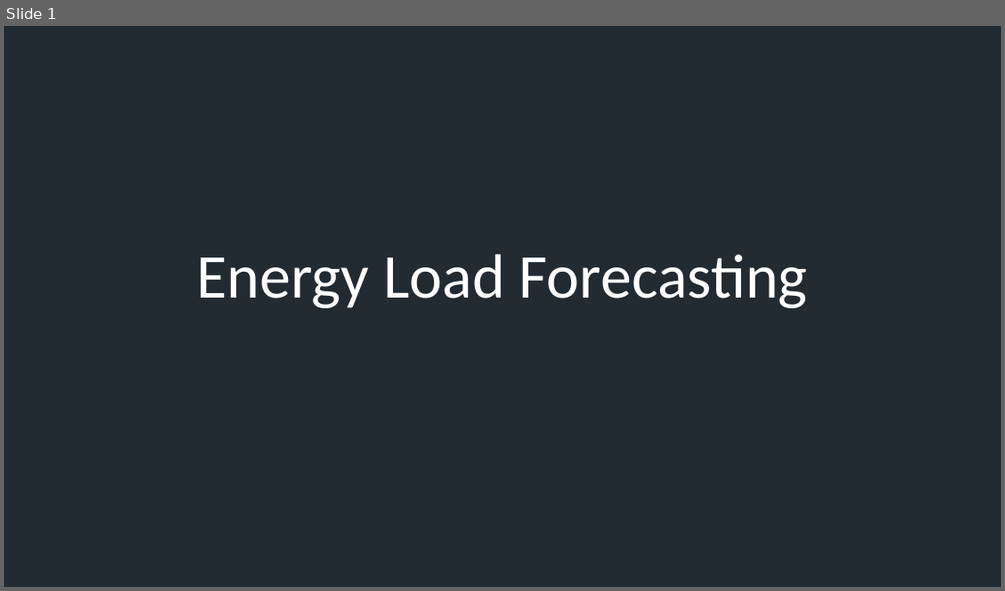
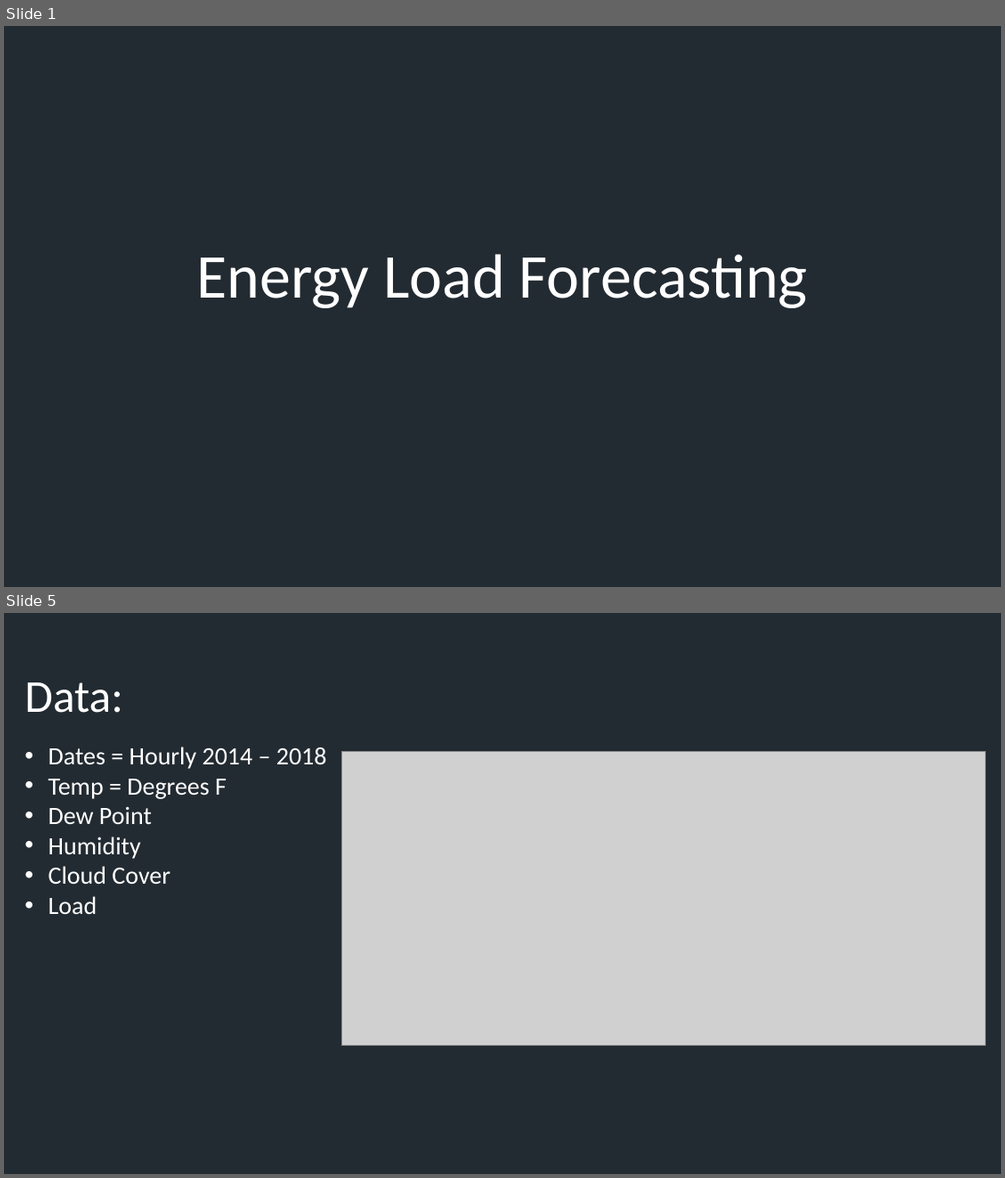
Before and after one commit to Matlickp/Energy_Load_Forecasting, a slide deck: Energy Load Forecasting Presentation.pptx. Shown one above the other, each under a label of ours: slide 1 before the commit, slides 1 and 5 after it; the slides between them are not shown. The pictures are 1005x591 and 1005x1178 pixels, drawn with LibreOffice and Linux fonts; fonts in the diff are those of the drawing; grey boxes stand for pictures; background and template pictures are left out. Boxes give left, top, right and bottom in pixels: in the first picture for what was removed or moved away, otherwise in the second. Text is boxed around its words. In the diff, an @@ line names an element or a change of style, - is before the commit and + after.

```diff
--- a/Energy Load Forecasting Presentation.pptx
+++ b/Energy Load Forecasting Presentation.pptx
@@ slide 5 added at bbox=[4, 613, 1001, 1174], background picture (left out) @@
@@ title added at bbox=[24, 682, 123, 713], 88 pt, text #FFFFFF @@
+Data:
@@ text added at bbox=[48, 747, 327, 914], 48 pt, text #FFFFFF @@
+• Dates = Hourly 2014 – 2018
+• Temp = Degrees F
+• Dew Point
+• Humidity
+• Cloud Cover
+• Load
@@ picture added at bbox=[341, 751, 986, 1046] @@
```
Also in this commit, not shown: 10 other slides added, 5 slides removed, 2 other files.
